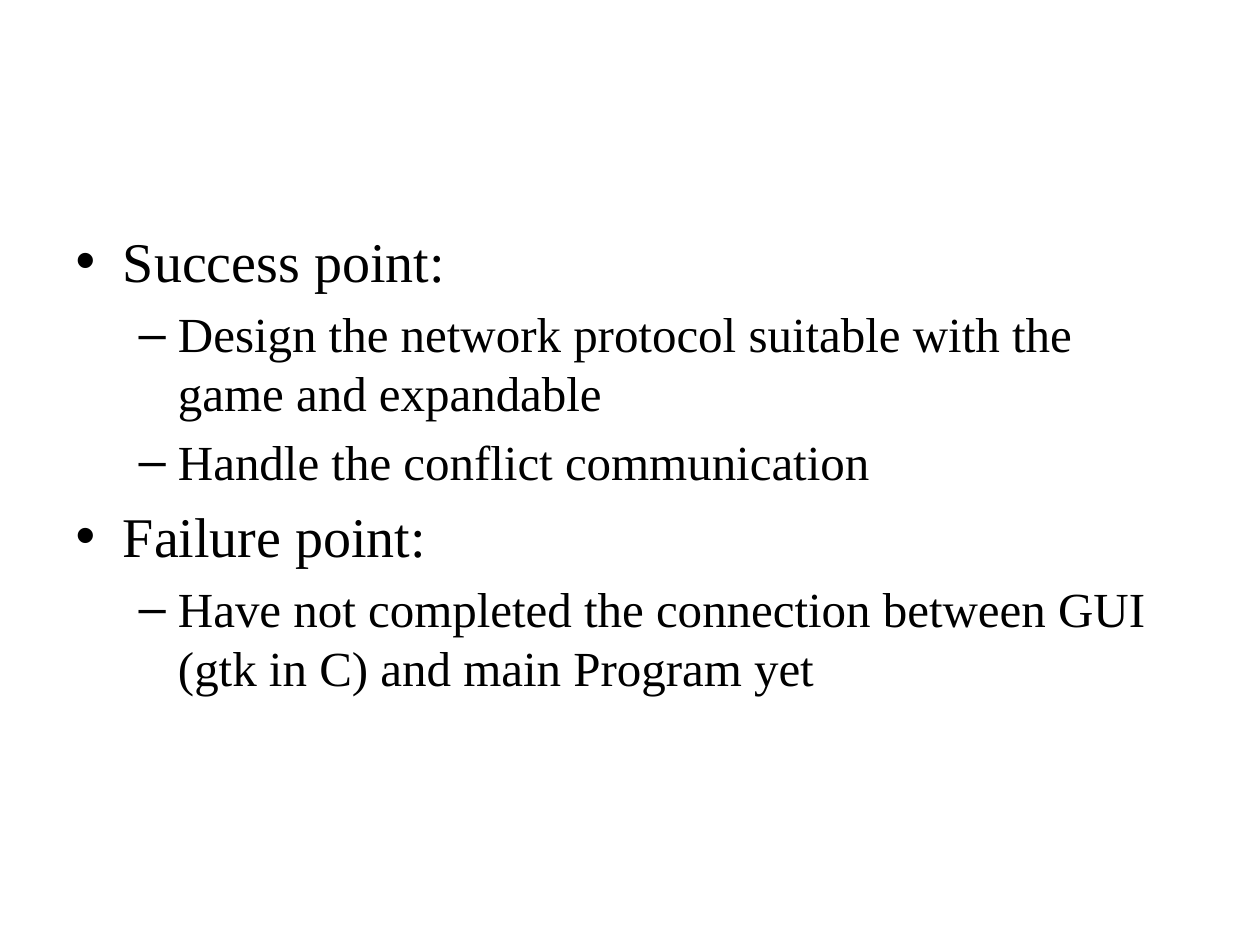
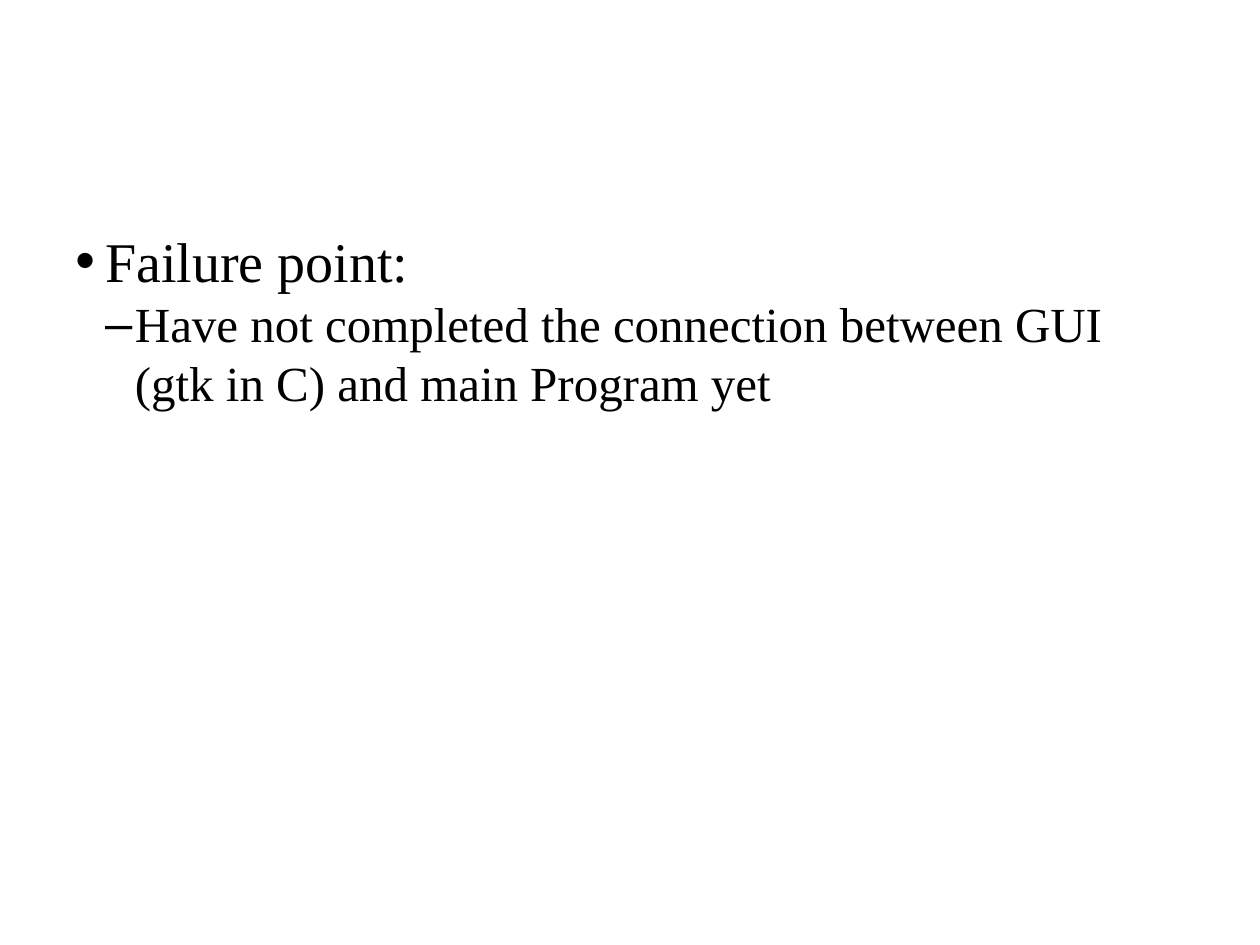
Before and after one commit to kienmetalrock/NePro2011-aki, a slide deck: slide 9 of netwok_project.pptx (slide 8 before the commit). Drawn at 1260x945 pixels with LibreOffice and Linux fonts; fonts in the diff are those of the drawing; background and template pictures are left out. Boxes give left, top, right and bottom in pixels: in the first picture for what was removed or moved away, otherwise in the second. Text is boxed around its words. In the diff, an @@ line names an element or a change of style, - is before the commit and + after.

```diff
--- a/netwok_project.pptx
+++ b/netwok_project.pptx
@@ text "Failure point:" at [105,243,1102,411]: indent changed; less space between paragraphs @@
@@ text at [123,245,1072,481]: paragraphs removed @@
-• Success point:
-  – Design the network protocol suitable with the game and expandable
-  – Handle the conflict communication
```
Also in this commit, not shown: 9 other slides changed, 1 slide added.
